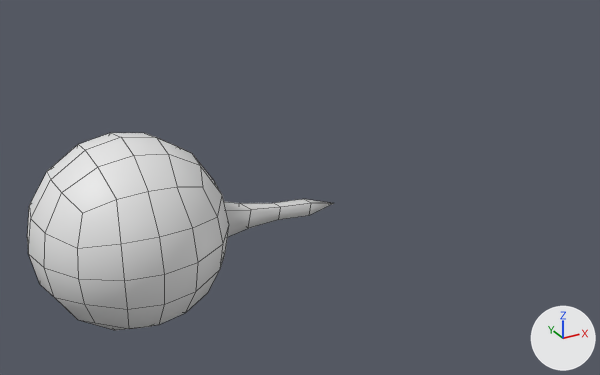
One commit to the FBX model Assets/Models/Pathogen-microbes/Pathogen3.fbx: the scene before it, then after it.
Both versions are drawn from a camera (50 mm lens) standing at (-2.12, -7.4, 3.76) and looking at (1.76, -0.35, 0.24). Arrows for +X, +Y and +Z are at lower right; the lights stay in place. Mesh edges are drawn as thin lines.

The older version as bpy lines, for what is in view:
```python
me_roundcube_002 = bpy.data.meshes.new('Roundcube.002')
me_roundcube_002.from_pydata(...)  # 111 vertices, 111 faces; spans x -1.0..2.7, y -1.0..1.0, z -1.0..1.0
ob_pathogen3 = bpy.data.objects.new('pathogen3', me_roundcube_002)
ob_pathogen3.location = (0.0, 0.0, 0.0)
```
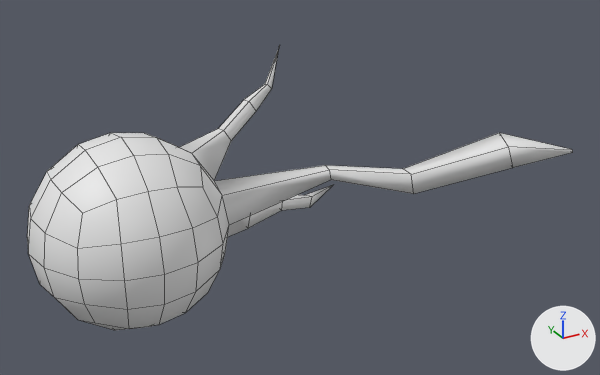
Where the newer file only moved an object's origin or applied its transform, the numbers keep the older frame.

Boxes [x1, y1, x2, y2] around the edits, measured in the pictures (600 x 375 px):
'pathogen3', reshaped (78% wider, 44% taller)
    before: [27, 133, 334, 330]
    after: [27, 45, 573, 330]
part 1 of me_roundcube_002, built on
    before: [240, 199, 334, 228]
    after: [179, 45, 573, 228]

The change, as a diff of the scene's bpy script:
```diff
--- a/Assets/Models/Pathogen-microbes/Pathogen3.fbx.py
+++ b/Assets/Models/Pathogen-microbes/Pathogen3.fbx.py
@@ me_roundcube_002 @@
 # used by ob_pathogen3; location = (0.0, 0.0, 0.0)
-me_roundcube_002.from_pydata(...)  # 111 vertices, 111 faces; spans x -1.0..2.7, y -1.0..1.0, z -1.0..1.0
+me_roundcube_002.from_pydata(...)  # 143 vertices, 143 faces; spans x -1.0..4.37, y -1.6..1.0, z -1.0..1.49
+# me_roundcube_002 part 1
+# 2 faces are deleted
+# 9 vertices move from x 1.8..2.7, y 0.26..0.49, z -0.49..-0.26 to x 1.85..2.9, y 0.28..0.84, z -0.52..-0.16
+# 32 vertices are added at x 1.12..4.37, y -1.6..0.77, z 0.18..1.49
+# 34 new faces join them
```
